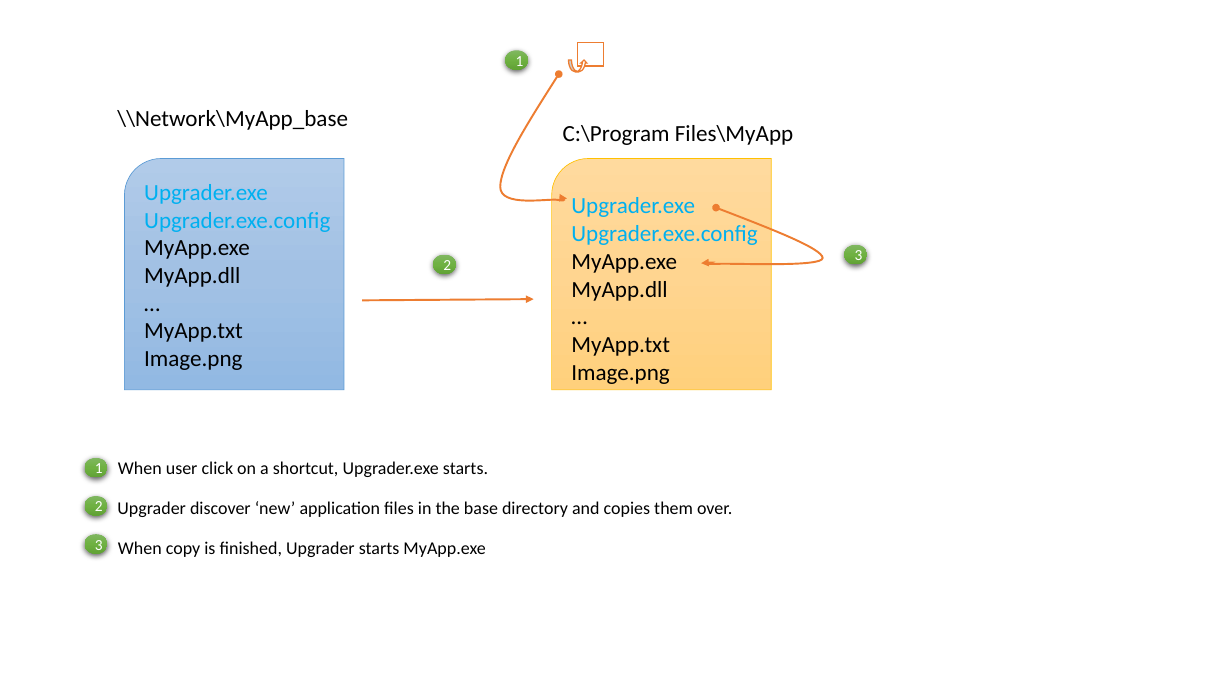
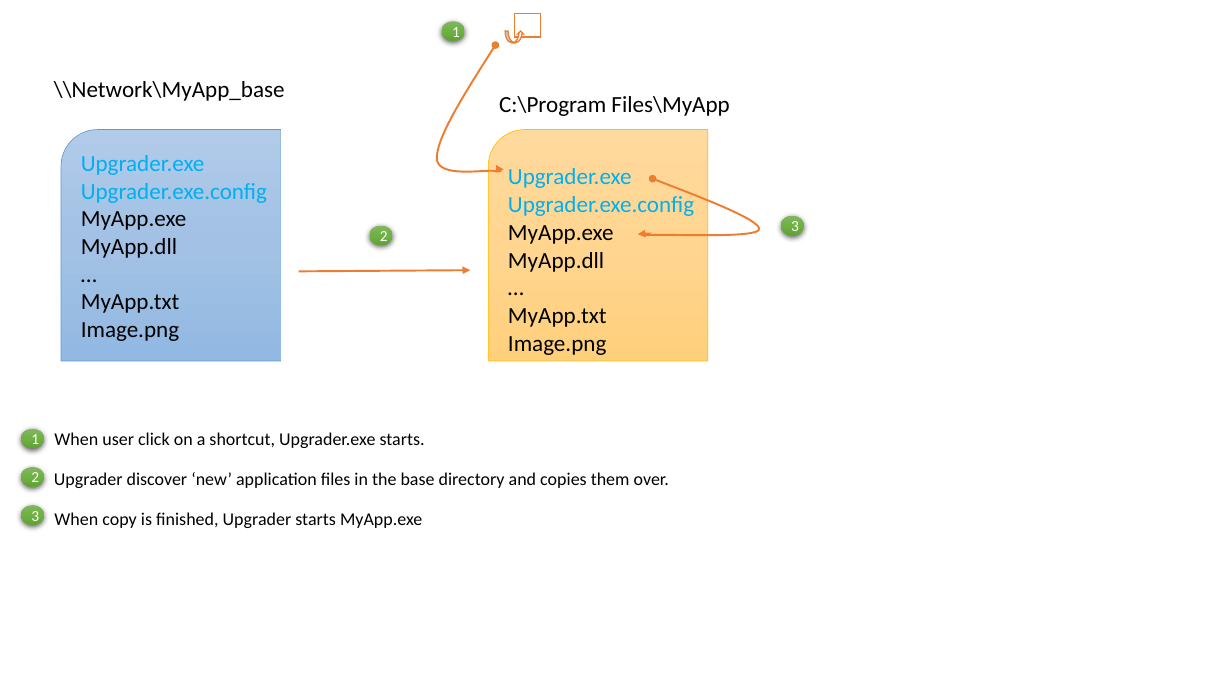
Before and after one commit to uriah65/Upgrader, a slide deck: slide 3 of Documents/Figs.pptx. Drawn at 1232x693 pixels with LibreOffice and Linux fonts; fonts in the diff are those of the drawing. Boxes give left, top, right and bottom in pixels: in the first picture for what was removed or moved away, otherwise in the second. Text is boxed around its words. In the diff, an @@ line names an element or a change of style, - is before the commit and + after.

```diff
--- a/Documents/Figs.pptx
+++ b/Documents/Figs.pptx
@@ curved up arrow: place and size @@
-curved up arrow at <box>568,60,587,72</box>
+curved up arrow at <box>506,31,524,43</box>
@@ 6 ellipses, 5 texts, 2 round rects, 2 freeform shapes, 1 rectangle, 1 arrow: place and size @@
-6 ellipses, 5 texts, 2 round rects, 2 freeform shapes, 1 rectangle, 1 arrow at <box>84,43,868,557</box>
+6 ellipses, 5 texts, 2 round rects, 2 freeform shapes, 1 rectangle, 1 arrow at <box>21,14,804,528</box>
```
Also in this commit, not shown: 3 other slides changed, 1 other file.
